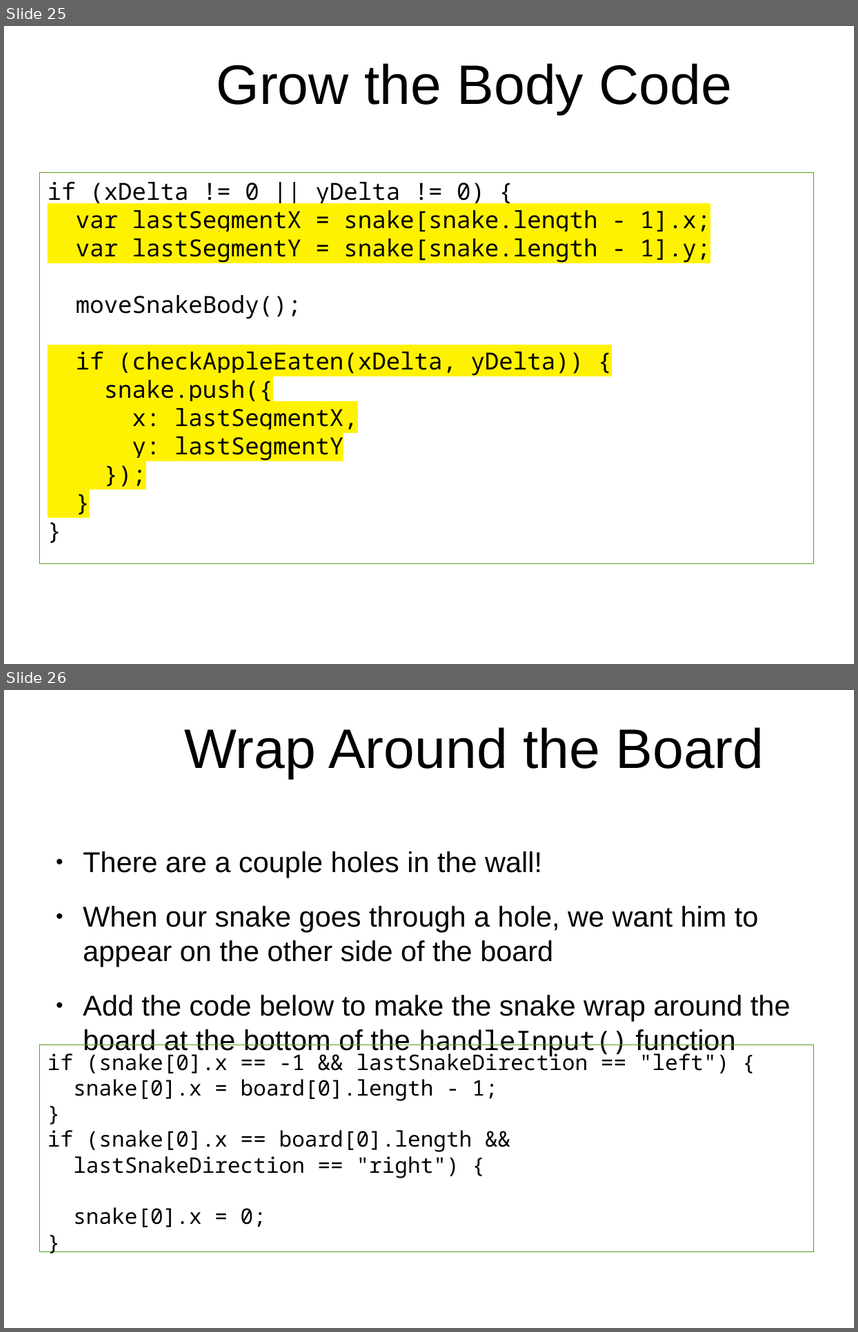
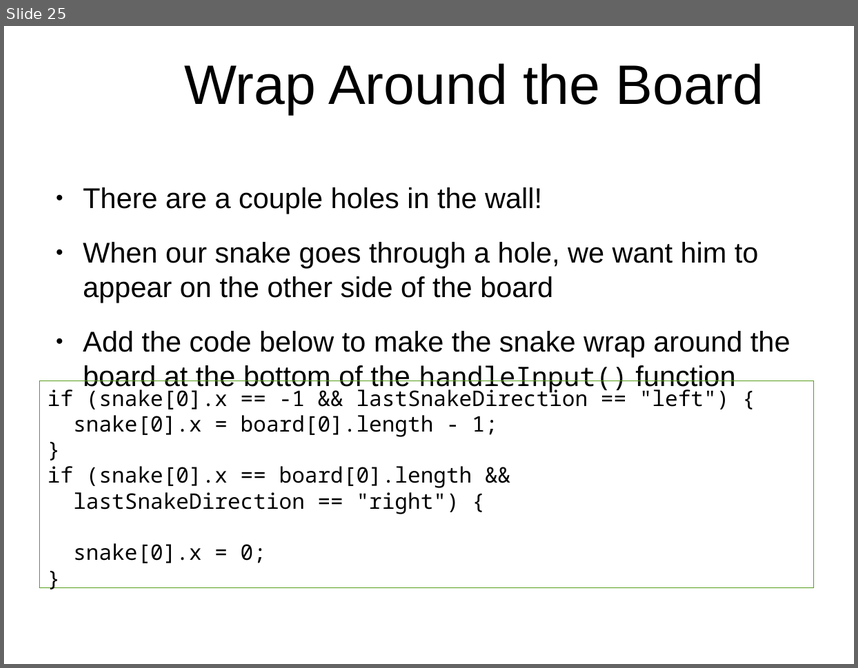
Before and after one commit to originalgrego/Slithers, a slide deck: Slithers - Explorathon 2018.odp. Shown one above the other, each under a label of ours: slides 25 and 26 before the commit, slide 25 after it. The pictures are 858x1332 and 858x668 pixels, drawn with LibreOffice and Linux fonts; fonts in the diff are those of the drawing; background and template pictures are left out. Boxes give left, top, right and bottom in pixels: in the first picture for what was removed or moved away, otherwise in the second. Text is boxed around its words. In the diff, an @@ line names an element or a change of style, - is before the commit and + after.

```diff
--- a/Slithers - Explorathon 2018.odp
+++ b/Slithers - Explorathon 2018.odp
@@ slide 25 removed at [4,26,854,664], background picture (left out) @@
@@ title removed at [216,63,732,114] @@
-Grow the Body Code
@@ rectangle removed at [41,172,814,564] @@
-if (xDelta != 0 || yDelta != 0) {
-var lastSegmentX = snake[snake.length - 1].x;
-var lastSegmentY = snake[snake.length - 1].y;
-moveSnakeBody();
-if (checkAppleEaten(xDelta, yDelta)) {
-snake.push({
-x: lastSegmentX,
-y: lastSegmentY
-});
-}
-}
@@ what was slide 26 is now slide 25 @@
```
Also in this commit, not shown: 6 slides changed, 1 other file.
